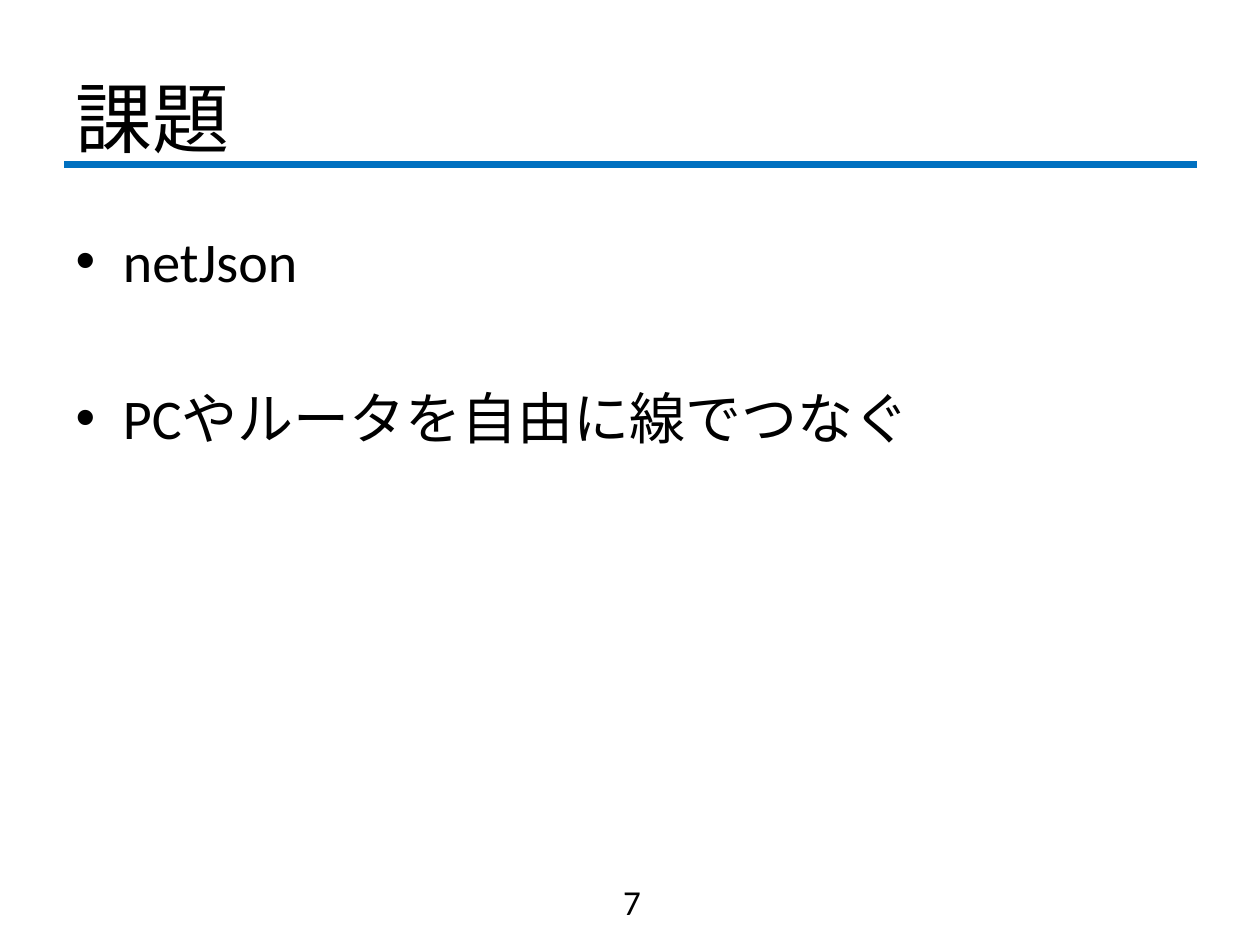
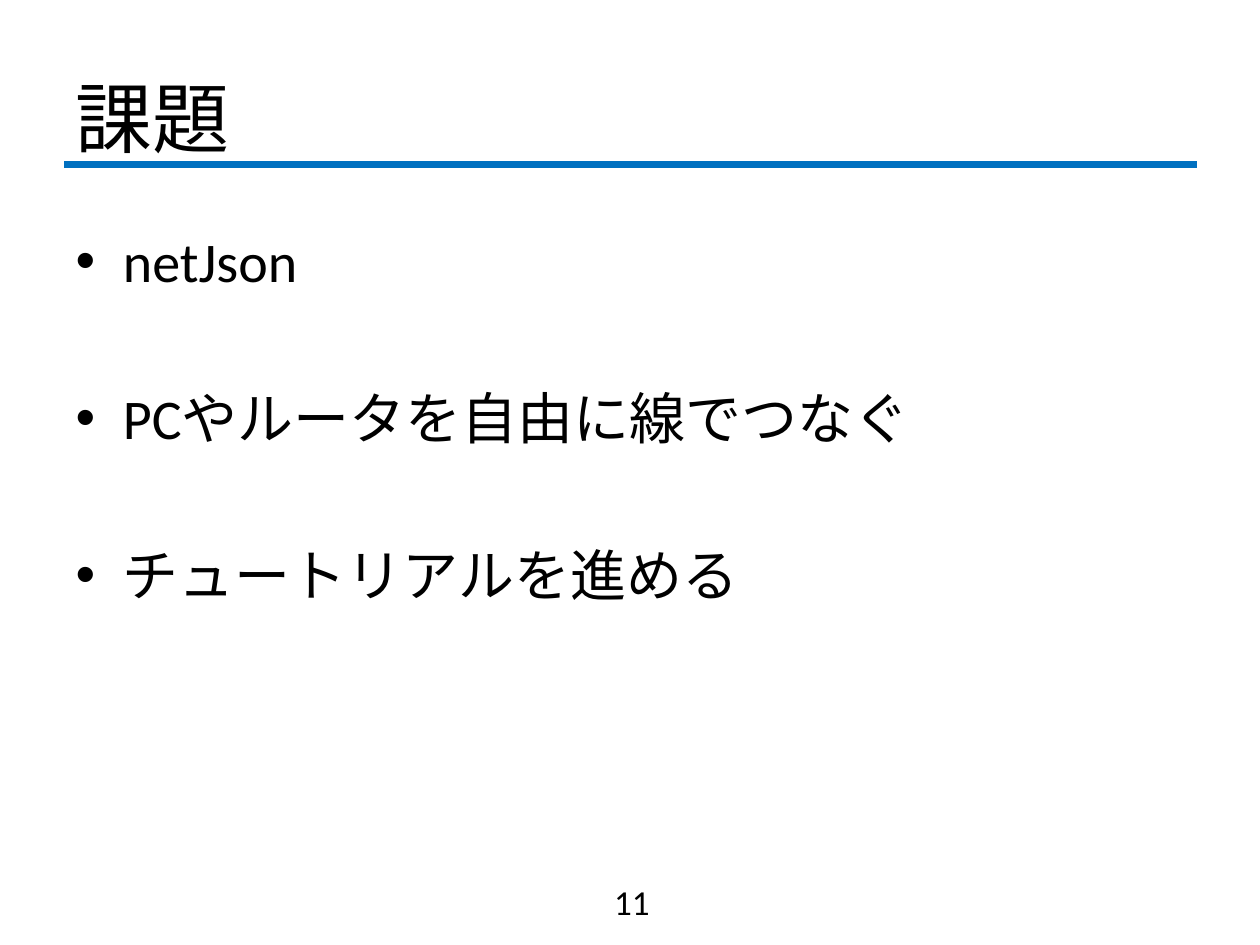
Before and after one commit to fujiLabo/fuji_simu, a slide deck: slide 11 of 1021進捗.pptx (slide 7 before the commit). Drawn at 1260x945 pixels with LibreOffice and Linux fonts; fonts in the diff are those of the drawing; background and template pictures are left out. Boxes give left, top, right and bottom in pixels: in the first picture for what was removed or moved away, otherwise in the second. Text is boxed around its words. In the diff, an @@ line names an element or a change of style, - is before the commit and + after.

```diff
--- a/1021進捗.pptx
+++ b/1021進捗.pptx
@@ text at [123,549,739,600]: paragraph added @@
+• チュートリアルを進める
@@ page number at [614,892,649,915]: text changed @@
-7
+11
```
Also in this commit, not shown: 4 slides added.
